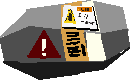
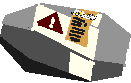
Two versions of the same layered image (131x83). Layer-by-layer changes:
showed "Layer 13" over [0, 3, 131, 82]
hid "Layer 9" over [0, 0, 130, 80]
